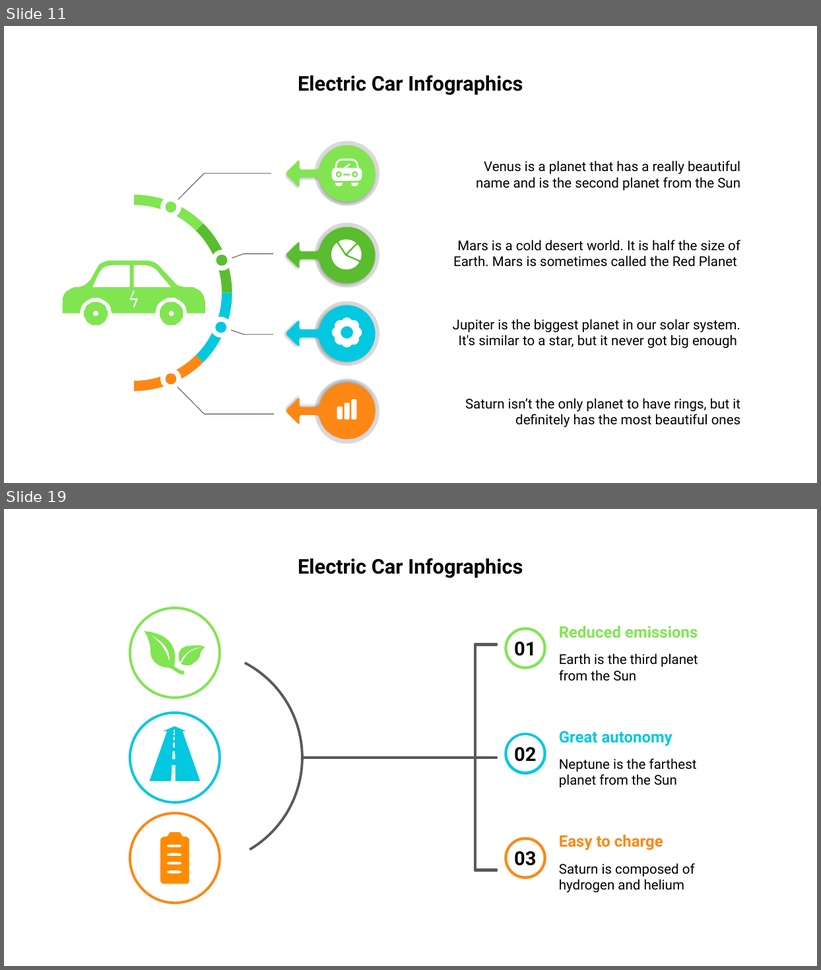
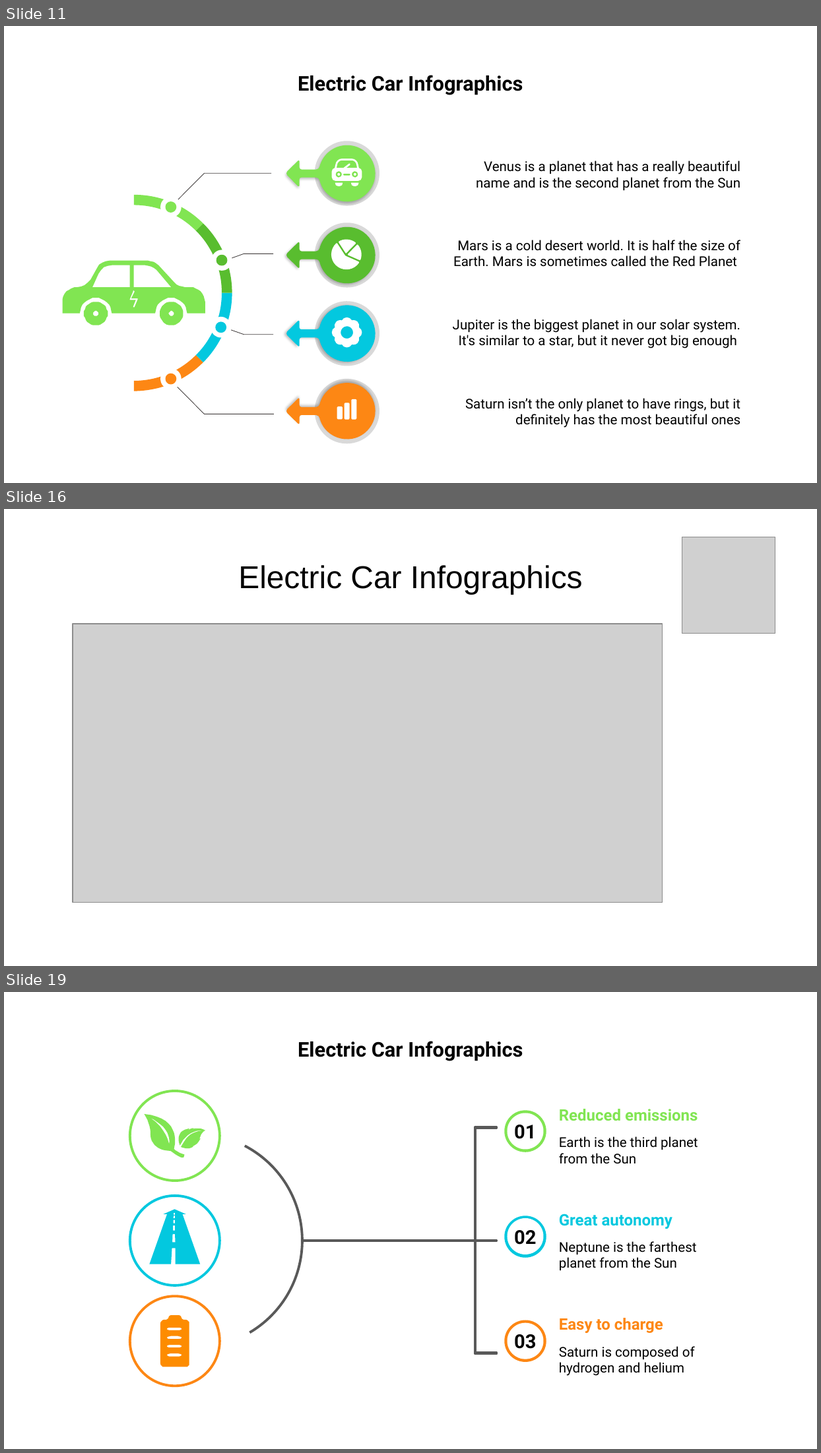
Before and after one commit to adelinerd/electric_cars, a slide deck: ElectricVehiclesInGermany.pptx. Shown one above the other, each under a label of ours: slides 11 and 19 before the commit, slides 11, 16 and 19 after it; the slides between them are not shown. The pictures are 821x970 and 821x1453 pixels, drawn with LibreOffice and Linux fonts; fonts in the diff are those of the drawing; grey boxes stand for pictures. Boxes give left, top, right and bottom in pixels: in the first picture for what was removed or moved away, otherwise in the second. Text is boxed around its words. In the diff, an @@ line names an element or a change of style, - is before the commit and + after.

```diff
--- a/ElectricVehiclesInGermany.pptx
+++ b/ElectricVehiclesInGermany.pptx
@@ slide 16 added at (4,509,817,966), background #FFFFFF @@
@@ picture added at (682,537,776,633) @@
@@ title added at (238,565,583,594), 28 pt, text #000000 @@
+Electric Car Infographics
@@ picture added at (73,624,663,902) @@
```
Also in this commit, not shown: 1 slide changed, 3 slides removed, 18 other files.
